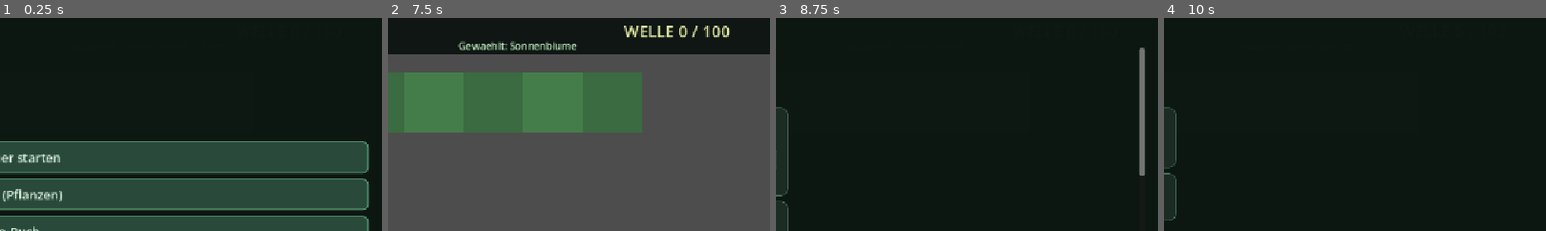
Above: before the commit, frames 1-4 (left to right).
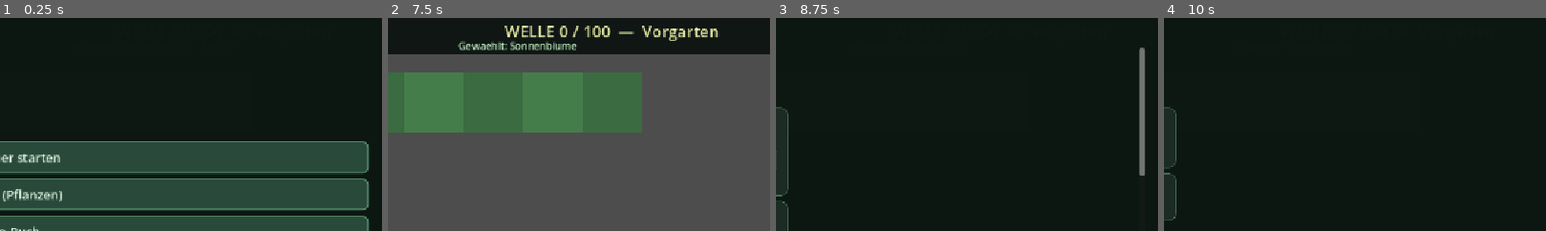
Above: after the commit, the same moments.

Repository: gadowskidavid-beep/pvz5
Game: Godot game, scene res://scenes/Main.tscn
Two runs of this game, one before a commit and one after it. Both use one fixed random seed, a clock stepped at 60 frames per second and the inputs below.
Inputs:
- Up to frame 1 (0.25 s): no input
- Up to frame 2 (7.5 s): click "START" at 0.5 s; click "START" at 1.25 s; click "Labor" at 2 s; click "Almanach" at 2.75 s; click "Zombie-Buch" at 3.5 s; click "Laden" at 4.25 s; click "Dev" at 5 s; click "Faust (Klick)" at 5.75 s; click "Sonnenblume (Sonne 50)" at 6.5 s; click "> Abenteuer starten" at 7.25 s
- Up to frame 3 (8.75 s): click "Labor" at 8 s
- Up to frame 4 (10 s): click "X Schliessen" at 8.75 s; click "Almanach" at 9.5 s
The pictures show only the part of the screen within x 50-100%, y 1-51%; the shares and areas given below are measured in that part.

The runs differ from the first frame. In frame 2, 1.9% of the frame differs, in the area x 30-90%, y 3-11%; in frame 3, less than 0.1%; in frame 4, less than 0.1%.

Commit message:
Teil2: zentrale Balance.gd (BAL) mit 4 Akten/3 Rasen+Finale, Bosse bei 25/50/75/100, Gehirn-Traeger + Smasher, dynamische Zerstoerung (Smash+Umwelt-Hazard), Reihen-Sync, Rasenname im HUD

Diff:
--- /dev/null
+++ b/botanik-godot/scripts/Balance.gd
@@ -0,0 +1,90 @@
+extends RefCounted
+class_name BAL
+# ================================================================
+# ZENTRALE BALANCING-CONFIG  —  HIER alles nachjustieren.
+# (Skill-/Upgrade-Kosten selbst liegen als Daten-Dicts in Game.gd:
+#  CHASSIS, RESEARCH, EQUIP, MUT, SHOP_*, PRESTIGE, ZTYPES.
+#  Die Skalierungs-Kurven, der Wellen-/Boss-Zeitplan und die
+#  Akt/Rasen-Definitionen stehen hier.)
+# ================================================================
+
+# ---- Wellen & Akte ----
+const ACT_SIZE := 25          # Wellen pro Rasen
+const FINAL_WAVE := 100
+const BOSS_WAVES := [25, 50, 75, 100]
+const MINIBOSS_WAVE := 9      # kleiner Extra-Boss zum Kennenlernen
+
+# ---- Wellen-Menge (Anzahl Zombies) ----
+const WAVE_BASE := 3
+const WAVE_PER := 1.6
+
+# ---- Zombie-Skalierung pro Welle ----
+const Z_HP_PER_WAVE := 0.09
+const Z_HP_POW := 1.5
+const Z_HP_POW_MUL := 0.011
+const Z_SPD_PER_WAVE := 0.012
+
+# ---- Gehirn-Traeger (nicht jeder Zombie droppt Gehirne!) ----
+const BRAIN_MIN_WAVE := 6     # ab hier koennen Traeger auftauchen
+const BRAIN_CHANCE := 0.10    # Chance, dass ein normaler Spawn ein Traeger wird
+
+# ---- Idle-Zombies zwischen den Wellen ----
+const IDLE_MIN := 5.0
+const IDLE_MAX := 9.0
+
+# ---- Dynamische Zerstoerung ----
+const HAZARD_DMG := 65.0      # Umwelt-Schaden an einer zufaelligen Pflanze
+const HAZARD_MIN := 6.0
+const HAZARD_MAX := 12.0
+
+# ---- Boss-Keys je Boss-Welle (Index passend zu BOSS_WAVES) ----
+const BOSS_KEYS := ["boss_a", "boss_b", "boss_c", "megaboss"]
+
+# ================================================================
+# AKTE / RASEN  —  3 Hauptrasen + Finale.
+# WICHTIG: gleich schwer, nur anderer STIL (Optik + Zombie-Mix + Mechanik).
+# Felder: name, night, pond, roof, hazard, g1/g2 (Rasenfarben),
+#         spawn = gewichtete Tabelle [[zombie_key, gewicht], ...]
+# ================================================================
+const ACTS := [
+	{
+		"name": "Vorgarten",
+		"night": false, "pond": false, "roof": false, "hazard": false,
+		"g1": Color(0.23, 0.42, 0.25), "g2": Color(0.27, 0.49, 0.29),
+		"spawn": [["basic", 5], ["flag", 1], ["cone", 3], ["vaulter", 1]],
+	},
+	{
+		"name": "Nacht-Teich",
+		"night": true, "pond": true, "roof": false, "hazard": false,
+		"g1": Color(0.10, 0.14, 0.22), "g2": Color(0.12, 0.18, 0.26),
+		"spawn": [["basic", 3], ["vaulter", 4], ["cone", 2], ["brainz", 1]],
+	},
+	{
+		"name": "Dachterrasse",
+		"night": false, "pond": false, "roof": true, "hazard": true,
+		"g1": Color(0.34, 0.28, 0.24), "g2": Color(0.39, 0.32, 0.27),
+		"spawn": [["cone", 3], ["bucket", 4], ["brute", 2], ["basic", 2]],
+	},
+	{
+		"name": "Finstere Zone",
+		"night": true, "pond": false, "roof": false, "hazard": true,
+		"g1": Color(0.16, 0.08, 0.20), "g2": Color(0.21, 0.10, 0.26),
+		"spawn": [["bucket", 3], ["brute", 3], ["vaulter", 3], ["brainz", 2], ["cone", 2]],
+	},
+]
+
+# ================================================================
+# STATISCHE HELFER
+# ================================================================
+static func act_index(w: int) -> int:
+	return clampi(int((max(w, 1) - 1) / ACT_SIZE), 0, 3)
+
+static func act_of(w: int) -> Dictionary:
+	return ACTS[act_index(w)]
+
+static func is_boss_wave(w: int) -> bool:
+	return BOSS_WAVES.has(w)
+
+static func boss_key(w: int) -> String:
+	var idx := BOSS_WAVES.find(w)
+	return BOSS_KEYS[idx] if idx >= 0 else ""
--- a/botanik-godot/scripts/Game.gd
+++ b/botanik-godot/scripts/Game.gd
@@ -92,9 +92,13 @@
 	"cone":     {"n":"Hütchen-Zombie","hp":300,"speed":14,"dmg":40,"fp":2,"col":Color(0.6,0.5,0.4)},
 	"vaulter":  {"n":"Stangenspringer","hp":210,"speed":21,"dmg":40,"fp":3,"vault":true,"col":Color(0.5,0.6,0.55)},
 	"bucket":   {"n":"Eimer-Zombie","hp":560,"speed":12,"dmg":45,"fp":3,"col":Color(0.6,0.62,0.66)},
+	"brainz":   {"n":"Hirn-Träger","hp":240,"speed":18,"dmg":38,"fp":2,"brain":1,"carrier":true,"col":Color(0.62,0.42,0.72)},
+	"brute":    {"n":"Grobian","hp":460,"speed":12,"dmg":55,"fp":3,"smash":true,"col":Color(0.52,0.42,0.5)},
 	"miniboss": {"n":"Mini-Boss","hp":1500,"speed":11,"dmg":80,"fp":6,"boss":true,"brain":3,"col":Color(0.7,0.4,0.5)},
-	"boss":     {"n":"Gargantuar","hp":5000,"speed":9,"dmg":120,"fp":12,"boss":true,"brain":6,"col":Color(0.7,0.3,0.35)},
-	"megaboss": {"n":"Ober-Gargantuar","hp":26000,"speed":7,"dmg":220,"fp":60,"boss":true,"brain":35,"final":true,"col":Color(0.8,0.25,0.55)},
+	"boss_a":   {"n":"Garten-Gargantuar","hp":1200,"speed":9,"dmg":120,"fp":14,"boss":true,"brain":6,"smash":true,"col":Color(0.5,0.7,0.35)},
+	"boss_b":   {"n":"Sumpf-Koloss","hp":1400,"speed":11,"dmg":130,"fp":18,"boss":true,"brain":10,"summon":4,"col":Color(0.3,0.55,0.6)},
+	"boss_c":   {"n":"Dach-Zerstörer","hp":1700,"speed":10,"dmg":150,"fp":24,"boss":true,"brain":16,"smash":true,"col":Color(0.72,0.45,0.3)},
+	"megaboss": {"n":"Ober-Gargantuar","hp":2600,"speed":8,"dmg":220,"fp":60,"boss":true,"brain":35,"final":true,"smash":true,"summon":6,"col":Color(0.85,0.2,0.6)},
 }
 
 # ================================================================
--- a/botanik-godot/scripts/Lawn.gd
+++ b/botanik-godot/scripts/Lawn.gd
@@ -15,6 +15,7 @@
 var spawn_timer := 0.0
 var sky_timer := 5.0
 var idle_timer := 6.0
+var hazard_timer := 8.0
 var msg := ""
 var msg_t := 0.0
 
@@ -23,10 +24,7 @@
 	reset_run()
 
 func world_of(w: int) -> Dictionary:
-	if w >= 25: return {"name":"Teich","night":false,"pond":true,"g1":Color(0.14,0.31,0.39),"g2":Color(0.17,0.37,0.44)}
-	if w >= 20: return {"name":"Tag","night":false,"pond":false,"g1":Color(0.23,0.42,0.25),"g2":Color(0.27,0.49,0.29)}
-	if w >= 10: return {"name":"Nacht","night":true,"pond":false,"g1":Color(0.10,0.13,0.20),"g2":Color(0.12,0.17,0.24)}
-	return {"name":"Tag","night":false,"pond":false,"g1":Color(0.23,0.42,0.25),"g2":Color(0.27,0.49,0.29)}
+	return BAL.act_of(w)
 
 func reset_run() -> void:
 	Game.rebirth()
@@ -35,19 +33,34 @@
 	mowers.clear()
 	for r in range(rows):
 		mowers.append({"row": r, "x": float(Game.LAWN_X - 30), "active": false, "used": false})
-	sky_timer = 5.0; to_spawn = 0; idle_timer = 6.0; msg = "Bereit!"; msg_t = 2.0
+	sky_timer = 5.0; to_spawn = 0; idle_timer = 6.0; hazard_timer = 9.0; msg = "Bereit!"; msg_t = 2.0
+
+# Reihen nachziehen, wenn neue freigeschaltet wurden (mid-run kaufbar)
+func _sync_rows() -> void:
+	var want := Game.lanes_count()
+	if want > rows:
+		for r in range(rows, want):
+			mowers.append({"row": r, "x": float(Game.LAWN_X - 30), "active": false, "used": false})
+		rows = want
 
 func start_wave() -> void:
 	if Game.phase != "prep": return
 	Game.wave += 1
 	Game.phase = "fight"
-	to_spawn = 3 + int(Game.wave * 1.6) + int(Game.wave / 6.0) * Game.lanes_count()
+	_sync_rows()
+	to_spawn = BAL.WAVE_BASE + int(Game.wave * BAL.WAVE_PER) + int(Game.wave / 6.0) * Game.lanes_count()
 	spawn_timer = 0.5
 	_spawn("flag")
 	to_spawn = max(0, to_spawn - 1)
-	if Game.wave == 100: _spawn("megaboss")
-	elif Game.wave == 9: _spawn("miniboss")
-	elif Game.wave % 15 == 0: _spawn("boss")
+	if BAL.is_boss_wave(Game.wave):
+		var bk := BAL.boss_key(Game.wave)
+		_spawn(bk)
+		to_spawn += int(Game.ZTYPES[bk].get("summon", 0))
+		var wo := world_of(Game.wave)
+		msg = "%s  —  BOSS: %s!" % [wo.name, Game.ZTYPES[bk].n]; msg_t = 3.0
+		return
+	elif Game.wave == BAL.MINIBOSS_WAVE:
+		_spawn("miniboss")
 	msg = "Welle %d startet!" % Game.wave; msg_t = 1.6
 
 func _end_wave() -> void:
@@ -70,27 +83,36 @@
 	var zhp := 1.0 + 0.15 * int(Game.zlab.str) + 0.13 * int(Game.zlab.arm)
 	var zspd := 1.0 + 0.08 * int(Game.zlab.spd)
 	var zdmg := 1.0 + 0.06 * int(Game.zlab.str)
-	var hp_mul := (1.0 + Game.wave * 0.09 + pow(Game.wave, 1.5) * 0.011) * zhp
+	var hp_mul := (1.0 + Game.wave * BAL.Z_HP_PER_WAVE + pow(Game.wave, BAL.Z_HP_POW) * BAL.Z_HP_POW_MUL) * zhp
 	var hp := float(b.hp) * hp_mul
 	zombies.append({
 		"kind": kind, "row": row, "x": float(Game.LAWN_X + Game.COLS * Game.CELL + 20),
 		"y": Game.LAWN_Y + row * Game.CELL + Game.CELL / 2.0,
-		"hp": hp, "maxhp": hp, "speed": float(b.speed) * (1.0 + Game.wave * 0.012) * zspd,
+		"hp": hp, "maxhp": hp, "speed": float(b.speed) * (1.0 + Game.wave * BAL.Z_SPD_PER_WAVE) * zspd,
 		"dmg": float(b.dmg) * zdmg, "col": b.col,
 		"boss": b.get("boss", false), "final": b.get("final", false), "vault": b.get("vault", false),
+		"smash": b.get("smash", false), "carrier": b.get("carrier", false),
 		"jumped": false, "fp": int(b.fp), "brain": int(b.get("brain", 0)),
 		"slow": 0.0, "burn": 0.0, "poison": 0.0, "dropped": false
 	})
 
 func _spawn_one() -> void:
-	var r := rng.randf()
-	var w := Game.wave
-	var k := "basic"
-	if w >= 2 and r > 0.62: k = "cone"
-	if w >= 4 and r > 0.82: k = "vaulter"
-	if w >= 6 and r > 0.90: k = "bucket"
-	if w >= 12 and r > 0.5: k = ("bucket" if r > 0.8 else "cone")
+	var act := world_of(Game.wave)
+	var k := _weighted(act.spawn)
+	# Gehirn-Traeger tauchen selten zusaetzlich auf (nur sie + Bosse droppen Gehirne)
+	if Game.wave >= BAL.BRAIN_MIN_WAVE and k != "brainz" and rng.randf() < BAL.BRAIN_CHANCE:
+		k = "brainz"
 	_spawn(k)
+
+func _weighted(table) -> String:
+	var total := 0
+	for e in table: total += int(e[1])
+	if total <= 0: return "basic"
+	var r := rng.randi() % total
+	for e in table:
+		r -= int(e[1])
+		if r < 0: return str(e[0])
+	return str(table[0][0])
 
 func item(name: String) -> void:
 	if name == "isun": Game.sun += 250
@@ -128,6 +150,16 @@
 		if idle_timer <= 0 and zombies.size() < Game.idle_cap():
 			idle_timer = rng.randf_range(5.0, 9.0)
 			_spawn("basic")
+	# Umwelt-Zerstoerung (Dachterrasse/Finstere Zone): beschaedigt zufaellige Pflanzen
+	if wo.get("hazard", false) and not plants.is_empty():
+		hazard_timer -= dt
+		if hazard_timer <= 0:
+			hazard_timer = rng.randf_range(BAL.HAZARD_MIN, BAL.HAZARD_MAX)
+			var ph = plants[rng.randi() % plants.size()]
+			ph.hp -= BAL.HAZARD_DMG
+			fx.append({"t": "boom", "x": ph.x, "y": ph.y, "life": 0.3})
+			if ph.hp <= 0: plants.erase(ph)
+			msg = "Umwelt-Schaden!"; msg_t = 1.0
 	# Pflanzen
 	for p in plants:
 		var s = p.s
@@ -181,6 +213,11 @@
 				z.hp -= float(p.s.dmg) * dt * 2.0
 		if tgt != null and z.vault and not z.jumped:
 			z.x = tgt.x - Game.CELL * 0.55; z.jumped = true
+		elif tgt != null and z.smash:
+			# Smasher/Boss zerschmettert die Pflanze sofort -> Meta muss sich anpassen
+			var px = tgt.x; var py = tgt.y
+			plants.erase(tgt)
+			fx.append({"t": "boom", "x": px, "y": py, "life": 0.28})
 		elif tgt != null:
 			tgt.hp -= z.dmg * dt
 			if tgt.hp <= 0: plants.erase(tgt)
@@ -287,6 +324,10 @@
 		Game.brains += b; Game.save_game()
 		fx.append({"t": "boom", "x": z.x, "y": z.y, "life": 0.4})
 		msg = "Boss besiegt! +%d Gehirne" % b; msg_t = 2.5
+	elif z.get("carrier", false) and int(z.get("brain", 0)) > 0:
+		var bc := int(max(1, round(z.brain * Game.brain_mul() * rew)))
+		Game.brains += bc; Game.save_game()
+		msg = "Gehirn erbeutet! +%d" % bc; msg_t = 1.5
 	Game.fp += int(max(1, round(z.fp * Game.fp_mul() * rew)))
 	Game.coins += int(max(1, round((1 + Game.wave * 0.08 + (8 if z.boss else 0)) * Game.coin_mul() * rew)))
 
@@ -356,6 +397,7 @@
 			else: g = (wo.g1 if (r + c) % 2 == 0 else wo.g2)
 			draw_rect(Rect2(Game.LAWN_X + c * Game.CELL, Game.LAWN_Y + r * Game.CELL, Game.CELL, Game.CELL), g)
 	if wo.night: draw_rect(Rect2(Game.LAWN_X, Game.LAWN_Y, Game.COLS * Game.CELL, rows * Game.CELL), Color(0.08,0.12,0.25,0.30))
+	if wo.get("roof", false): draw_rect(Rect2(Game.LAWN_X, Game.LAWN_Y, Game.COLS * Game.CELL, rows * Game.CELL), Color(0.5,0.35,0.18,0.14))
 	draw_rect(Rect2(Game.LAWN_X - 14, Game.LAWN_Y, 9, rows * Game.CELL), Color(0.42,0.32,0.62))
 	# Rasenmäher
 	for m in mowers:
--- a/botanik-godot/scripts/Main.gd
+++ b/botanik-godot/scripts/Main.gd
@@ -111,7 +111,7 @@
 	wave_lbl.text = "WELLE 0 / 100"
 	wave_lbl.modulate = Color(0.98, 0.95, 0.7)
 	wave_lbl.add_theme_font_size_override("font_size", 24)
-	wave_lbl.position = Vector2(SCREEN_W - 220, 16)
+	wave_lbl.position = Vector2(SCREEN_W - 400, 16)
 	root.add_child(wave_lbl)
 	status_lbl = Label.new()
 	status_lbl.modulate = Color(0.8, 0.95, 0.8)
@@ -203,7 +203,8 @@
 	fp_lbl.text = "FP: %d" % Game.fp
 	coin_lbl.text = "Muenzen: %d" % Game.coins
 	brain_lbl.text = "Gehirne: %d" % Game.brains
-	wave_lbl.text = "WELLE %d / 100" % Game.wave
+	var wn: String = str(lawn.world_of(Game.wave).name)
+	wave_lbl.text = "WELLE %d / 100  —  %s" % [Game.wave, wn]
 	var sel_name: String = "Faust"
 	if Game.shovel:
 		sel_name = "Schaufel"
